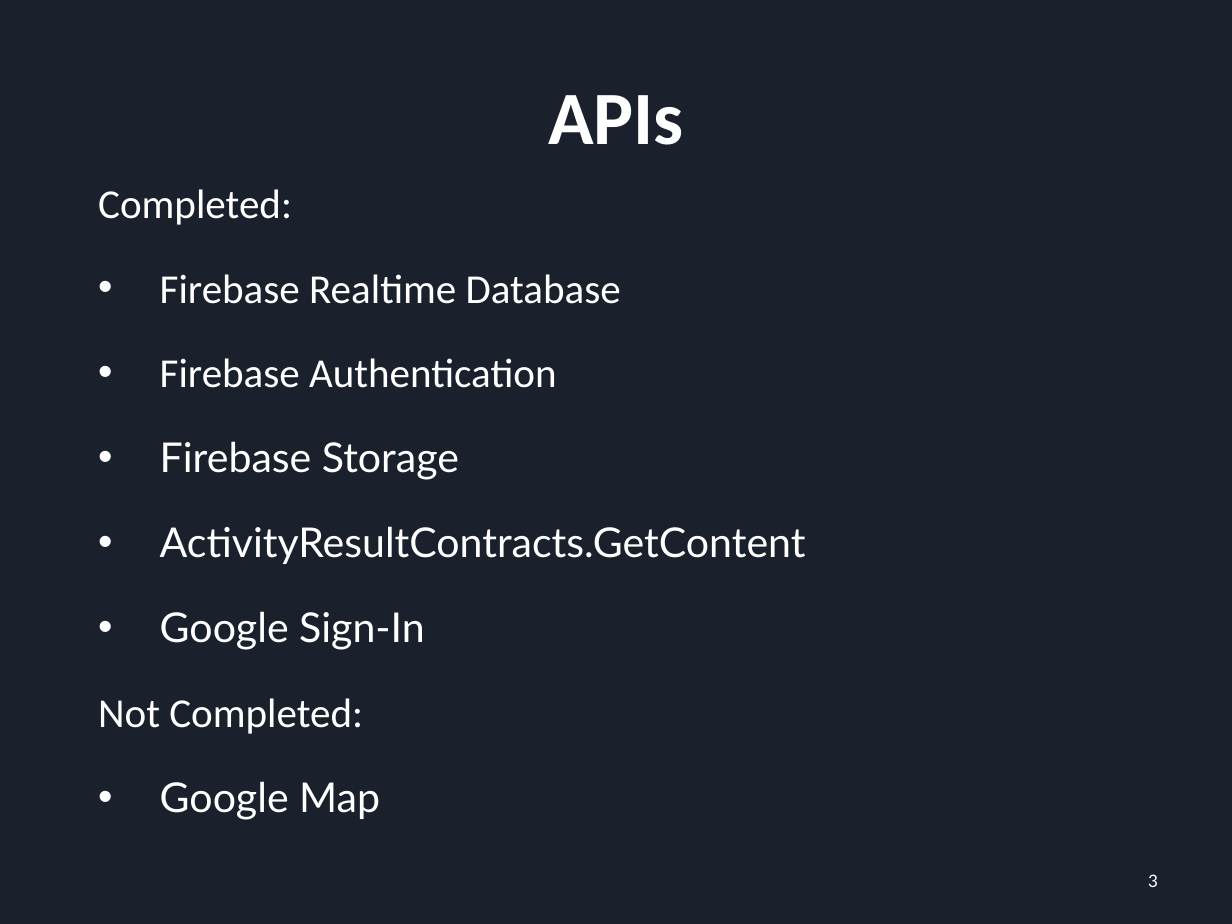
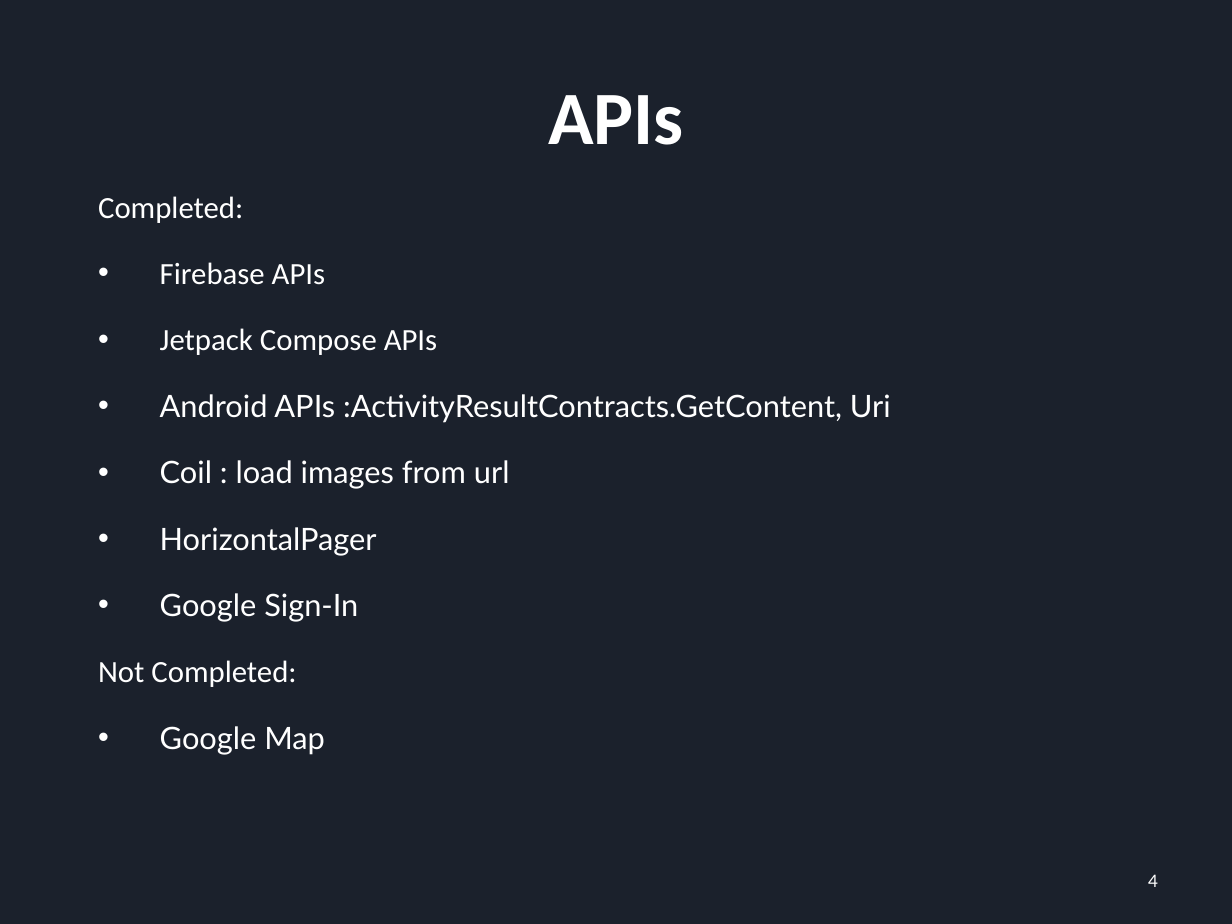
Before and after one commit to YuchenCao1/Jialong-Yuchen-Zihan-Team-BU-Event-Planer, a slide deck: slide 4 of Sprint_2_PRE .pptx (slide 3 before the commit). Drawn at 1232x924 pixels with LibreOffice and Linux fonts; fonts in the diff are those of the drawing. Boxes give left, top, right and bottom in pixels: in the first picture for what was removed or moved away, otherwise in the second. Text is boxed around its words. In the diff, an @@ line names an element or a change of style, - is before the commit and + after.

```diff
--- a/Sprint_2_PRE .pptx
+++ b/Sprint_2_PRE .pptx
@@ text at (x1=98, y1=196, x2=358, y2=755): size 24 to 18 pt in "Completed:", "Google Sign-In", "Not Completed:", "Google Map" @@
@@ text at (x1=160, y1=262, x2=891, y2=556): text changed; size 24 to 18 pt @@
-• Firebase Realtime Database
-• Firebase Authentication
-• Firebase Storage
-• ActivityResultContracts.GetContent
+• Firebase APIs
+• Jetpack Compose APIs
+• Android APIs :ActivityResultContracts.GetContent, Uri
+• Coil : load images from url
+• HorizontalPager
@@ page number at (x1=1148, y1=874, x2=1158, y2=887): text changed @@
-3
+4
```
Also in this commit, not shown: 3 other slides changed.
